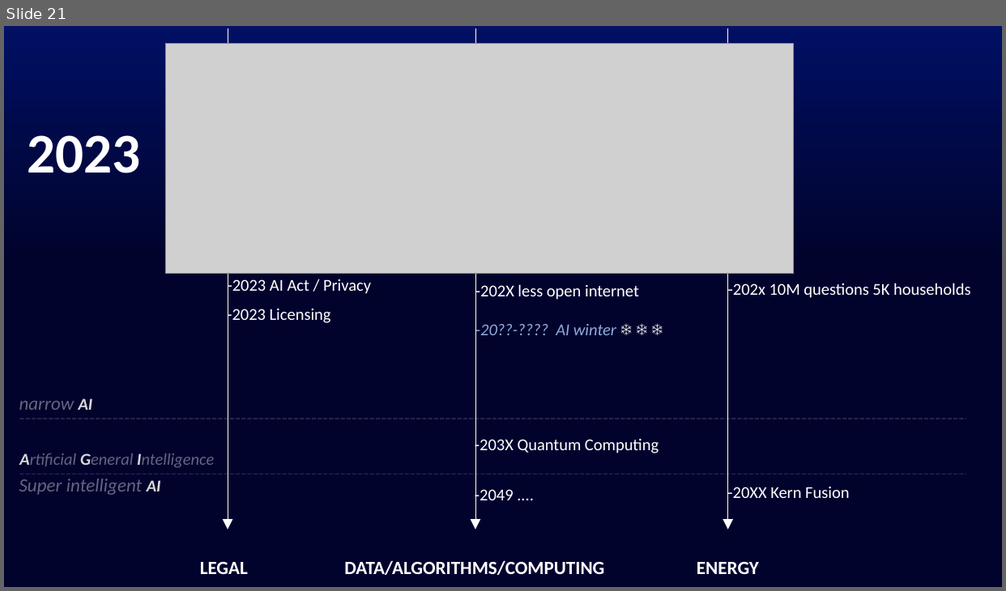
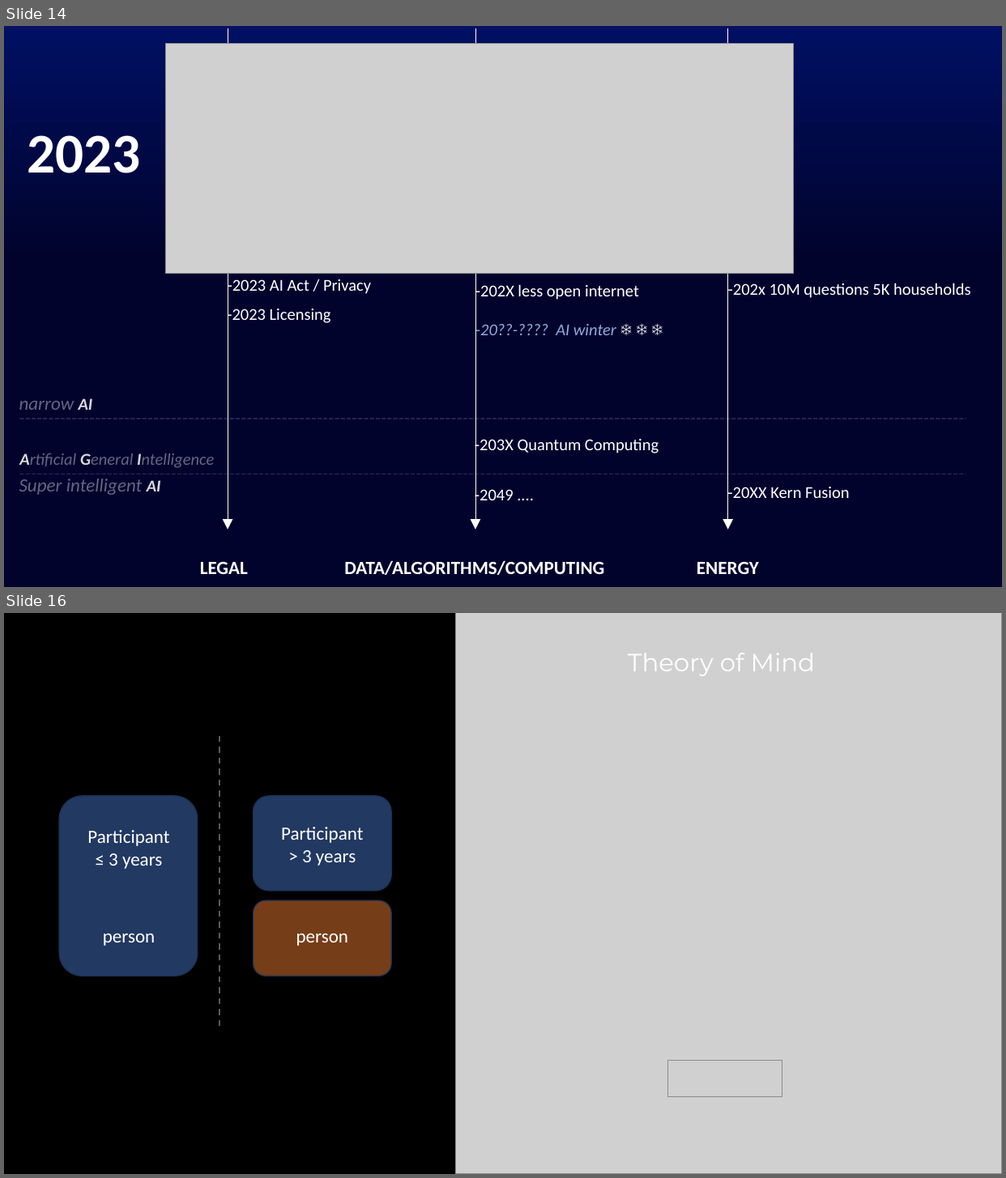
Before and after one commit to Fpadt/AI, a slide deck: pptx/pptx.pptm. Shown one above the other, each under a label of ours: slide 21 before the commit, slides 14 and 16 after it; the slides between them are not shown. The pictures are 1006x591 and 1006x1178 pixels, drawn with LibreOffice and Linux fonts; fonts in the diff are those of the drawing; grey boxes stand for pictures. Boxes give left, top, right and bottom in pixels: in the first picture for what was removed or moved away, otherwise in the second. Text is boxed around its words. In the diff, an @@ line names an element or a change of style, - is before the commit and + after.

```diff
--- a/pptx/pptx.pptm
+++ b/pptx/pptx.pptm
@@ slide 16 added at (4, 613, 1002, 1174), background #000000 @@
@@ picture added at (456, 613, 1002, 1174) @@
@@ text added at (628, 653, 815, 676), 24 pt, text #FFFFFF @@
+Theory of Mind
@@ line added from (219, 736) to (219, 1026), #595959 1.5 pt dashed @@
@@ rounded rectangle added at (59, 796, 198, 976), fill #4472C4 at 50% opacity, outline #1E3256 1 pt @@
@@ rounded rectangle added at (253, 796, 392, 891), fill #4472C4 at 50% opacity, outline #1E3256 1 pt @@
@@ text added at (87, 830, 169, 869), 18 pt, text #FFFFFF @@
+Participant
+≤ 3 years
@@ text added at (281, 827, 363, 866), 18 pt, text #FFFFFF @@
+Participant
+> 3 years
@@ rounded rectangle added at (253, 901, 392, 976), fill #ED7D31 at 50% opacity, outline #1E3256 1 pt @@
@@ text added at (103, 934, 155, 946), 18 pt, text #FFFFFF @@
+person
@@ text added at (296, 933, 349, 946), 18 pt, text #FFFFFF @@
+person
@@ picture added at (667, 1061, 782, 1097) @@
@@ what was slide 21 is now slide 14 @@
```
Also in this commit, not shown: 10 slides changed, 10 other slides added, 8 slides removed.
